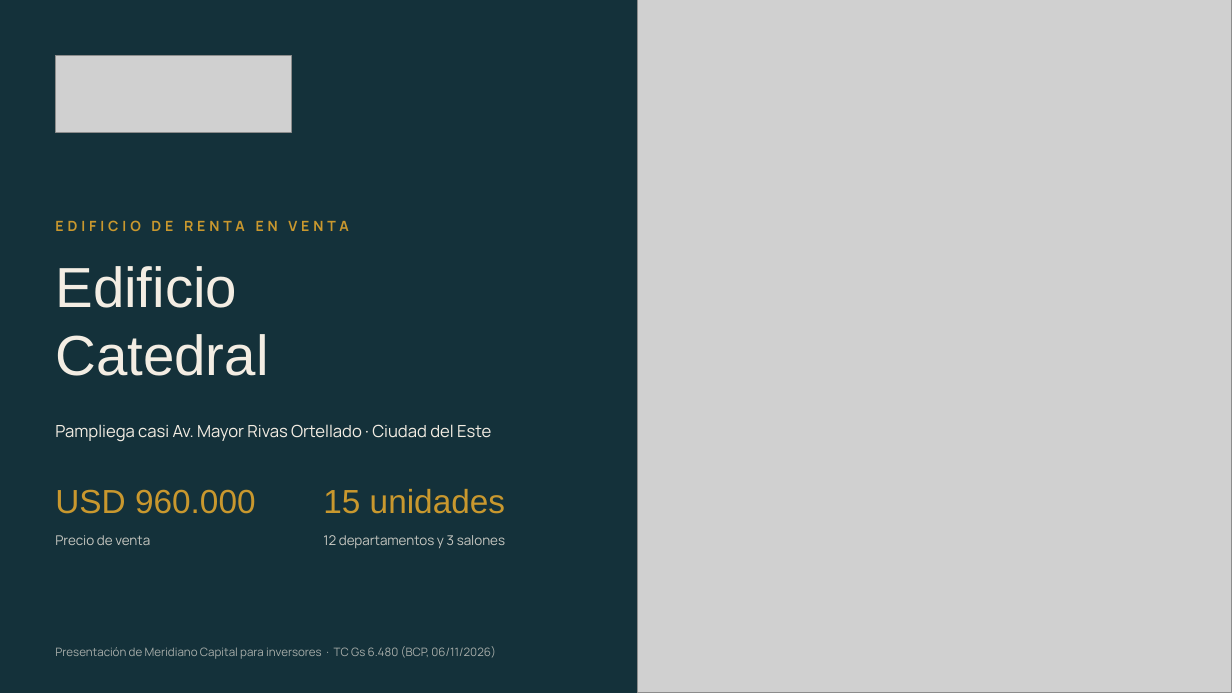
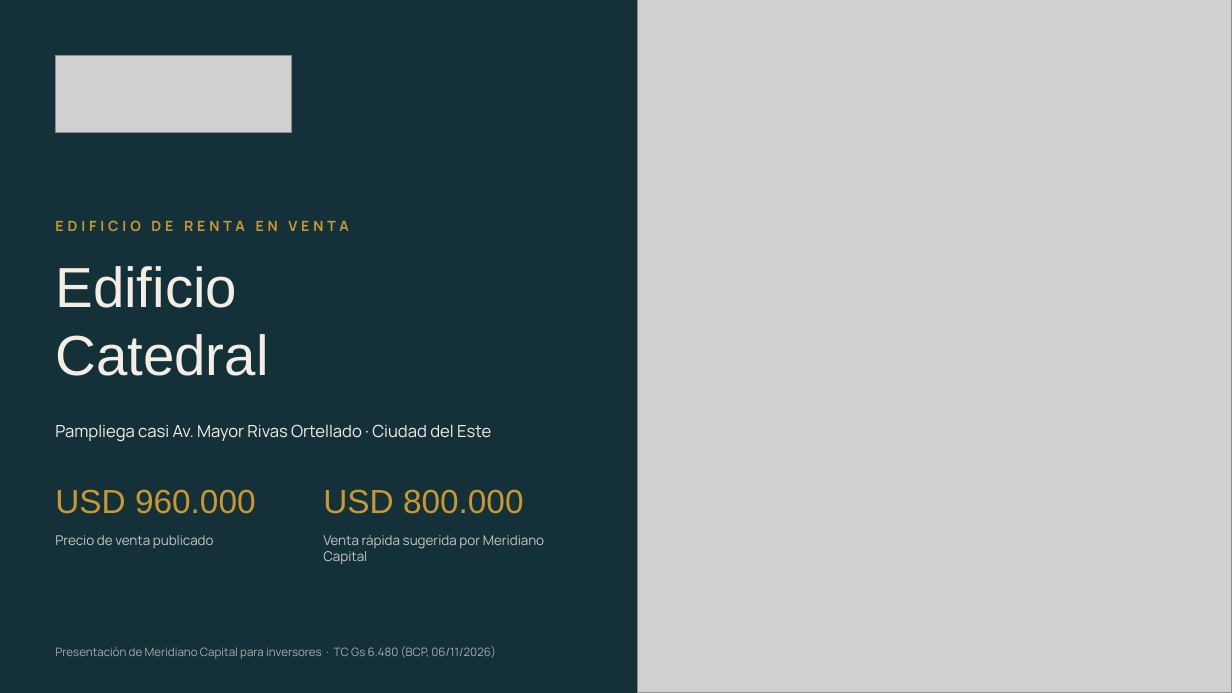
Before and after one commit to juanjosecastillo608/Meridiano-Capital, a slide deck: slide 1 of projects/meridiano-capital/presentaciones/edificio-catedral/entregables/Edificio_Catedral_Meridiano_FINAL.pptx. Drawn at 1232x693 pixels with LibreOffice and Linux fonts; fonts in the diff are those of the drawing; grey boxes stand for pictures. Boxes give left, top, right and bottom in pixels: in the first picture for what was removed or moved away, otherwise in the second. Text is boxed around its words. In the diff, an @@ line names an element or a change of style, - is before the commit and + after.

```diff
--- a/projects/meridiano-capital/presentaciones/edificio-catedral/entregables/Edificio_Catedral_Meridiano_FINAL.pptx
+++ b/projects/meridiano-capital/presentaciones/edificio-catedral/entregables/Edificio_Catedral_Meridiano_FINAL.pptx
@@ text at [323, 489, 524, 514]: text changed @@
-15 unidades
+USD 800.000
@@ text at [55, 535, 214, 548]: text changed @@
-Precio de venta
+Precio de venta publicado
@@ text at [323, 535, 544, 564]: text changed @@
-12 departamentos y 3 salones
+Venta rápida sugerida por Meridiano Capital
```
Also in this commit, not shown: 11 other slides changed, 16 other files.
